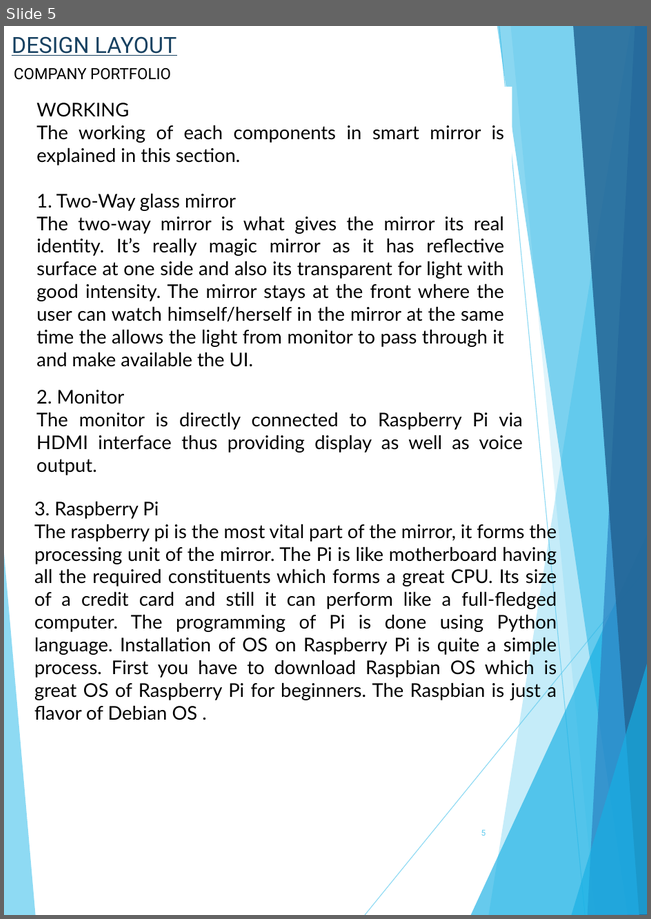
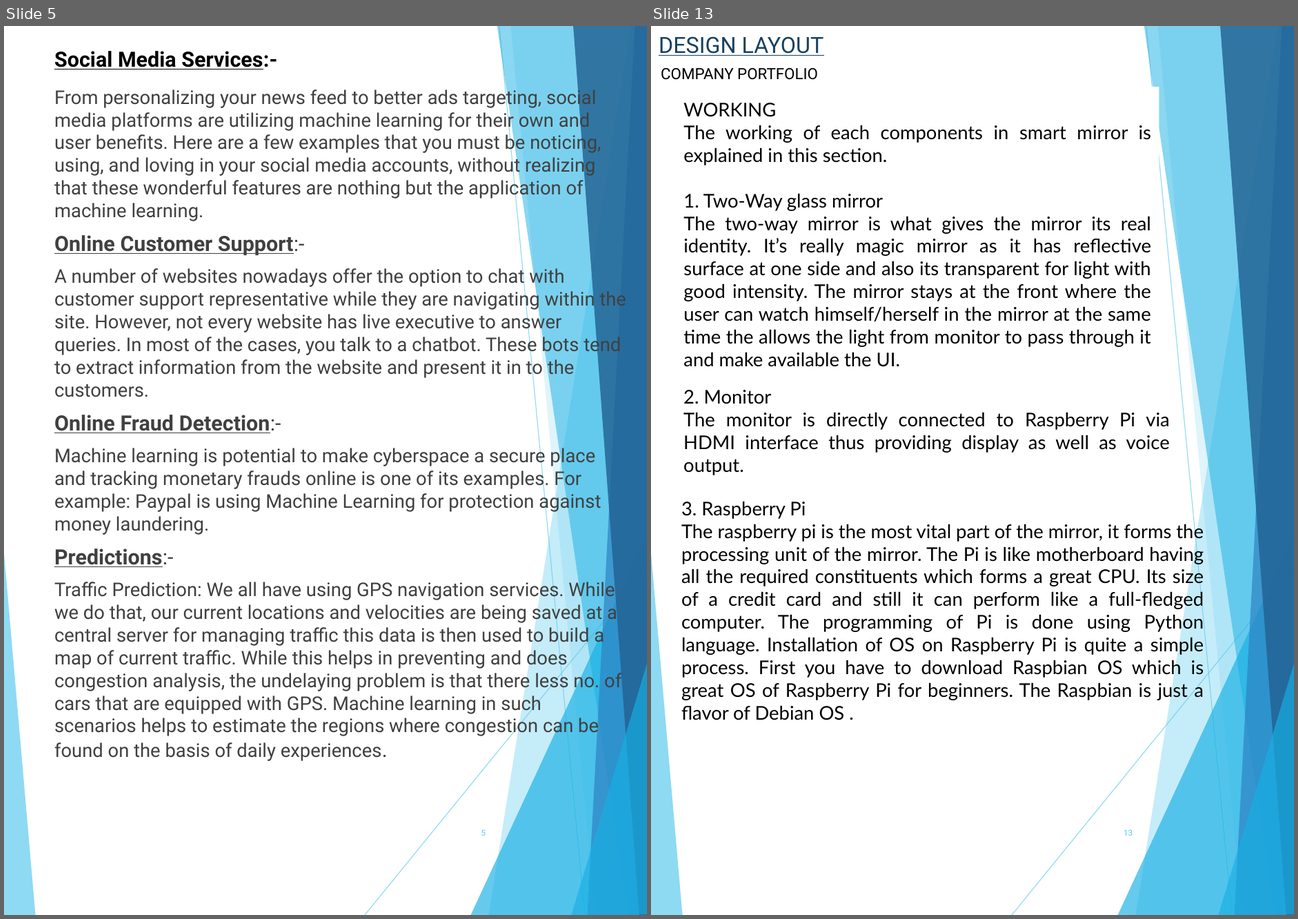
Before and after one commit to itsharsh/SmartMirror-RaspberryPi, a slide deck: Smart Mirror Manual.pptx. Shown side by side, each under a label of ours: slide 5 before the commit, slides 5 and 13 after it; the slides between them are not shown. The pictures are 651x919 and 1298x919 pixels, drawn with LibreOffice and Linux fonts; fonts in the diff are those of the drawing. Boxes give left, top, right and bottom in pixels: in the first picture for what was removed or moved away, otherwise in the second. Text is boxed around its words. In the diff, an @@ line names an element or a change of style, - is before the commit and + after.

```diff
--- a/Smart Mirror Manual.pptx
+++ b/Smart Mirror Manual.pptx
@@ slide 5 added at (4,26,647,915), background #FFFFFF; not listed: 10 template elements that a slide beside it also shows @@
@@ title added at (54,51,277,69), 20 pt, text #000000, bold, underline @@
+Social Media Services:-
@@ text added at (54,86,626,761), 18 pt, text #404040 @@
+From personalizing your news feed to better ads targeting, social media platforms are utilizing machine learning for their own and user benefits. Here are a few examples that you must be noticing, using, and loving in your social media accounts, without realizing that these wonderful features are nothing but the application of machine learning.
+Online Customer Support:-
+A number of websites nowadays offer the option to chat with customer support representative while they are navigating within the site. However, not every website has live executive to answer queries. In most of the cases, you talk to a chatbot. These bots tend to extract information from the website and present it in to the customers.
+Online Fraud Detection:-
+Machine learning is potential to make cyberspace a secure place and tracking monetary frauds online is one of its examples. For example: Paypal is using Machine Learning for protection against money laundering.
+Predictions:-
+Traffic Prediction: We all have using GPS navigation services. While we do that, our current locations and velocities are being saved at a central server for managing traffic this data is then used to build a map of current traffic. While this helps in preventing and does congestion analysis, the undelaying problem is that there less no. of cars that are equipped with GPS. Machine learning in such scenarios helps to estimate the regions where congestion can be found on the basis of daily experiences.
@@ page number added at (481,829,486,835), 7.7 pt, text #5FCBEF @@
+5
@@ what was slide 5 is now slide 13 @@
@@ page number at (1124,829,1133,835): text changed @@
-5
+13
```
Also in this commit, not shown: 8 slides changed, 7 other slides added, 2 slides removed.
